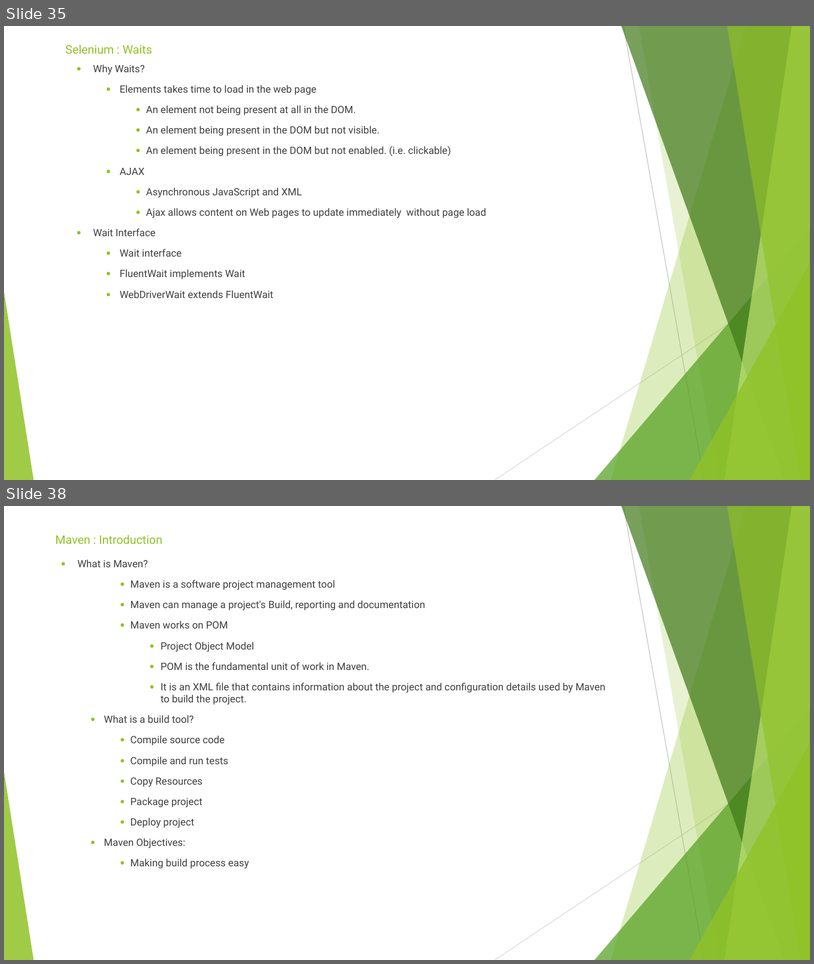
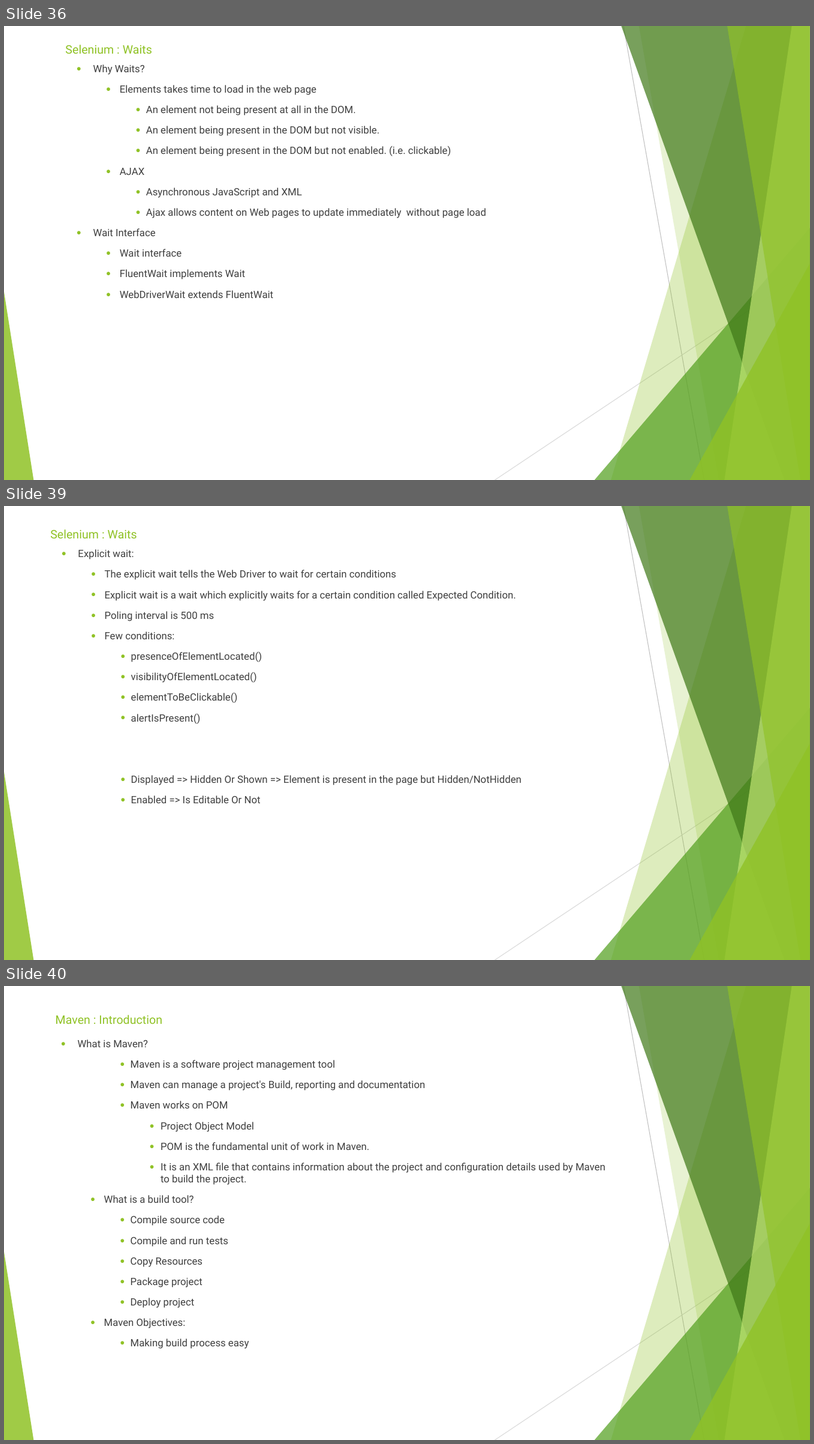
Before and after one commit to sidissir/mk-selenium-training, a slide deck: SeleniumPPT.pptx. Shown one above the other, each under a label of ours: slides 35 and 38 before the commit, slides 36, 39 and 40 after it; the slides between them are not shown. The pictures are 814x964 and 814x1444 pixels, drawn with LibreOffice and Linux fonts; fonts in the diff are those of the drawing. Boxes give left, top, right and bottom in pixels: in the first picture for what was removed or moved away, otherwise in the second. Text is boxed around its words. In the diff, an @@ line names an element or a change of style, - is before the commit and + after.

Commit message:
Waits

```diff
--- a/SeleniumPPT.pptx
+++ b/SeleniumPPT.pptx
@@ slide 39 added at (x1=4, y1=506, x2=810, y2=960), background #FFFFFF; not listed: 10 template elements that a slide beside it also shows @@
@@ title added at (x1=50, y1=529, x2=137, y2=538), 14 pt, text #90C226 @@
+Selenium : Waits
@@ text added at (x1=78, y1=549, x2=522, y2=803), 12 pt, text #3F3F3F @@
+● Explicit wait:
+  ● The explicit wait tells the Web Driver to wait for certain conditions
+  ● Explicit wait is a wait which explicitly waits for a certain condition called Expected Condition.
+  ● Poling interval is 500 ms
+  ● Few conditions:
+    ● presenceOfElementLocated()
+    ● visibilityOfElementLocated()
+    ● elementToBeClickable()
+    ● alertIsPresent()
+    ● Displayed => Hidden Or Shown => Element is present in the page but Hidden/NotHidden
+    ● Enabled => Is Editable Or Not
@@ what was slide 35 is now slide 36 @@
@@ what was slide 38 is now slide 40 @@
```
Also in this commit, not shown: 2 slides changed, 2 other slides added, 1 slide removed, 6 other files.
